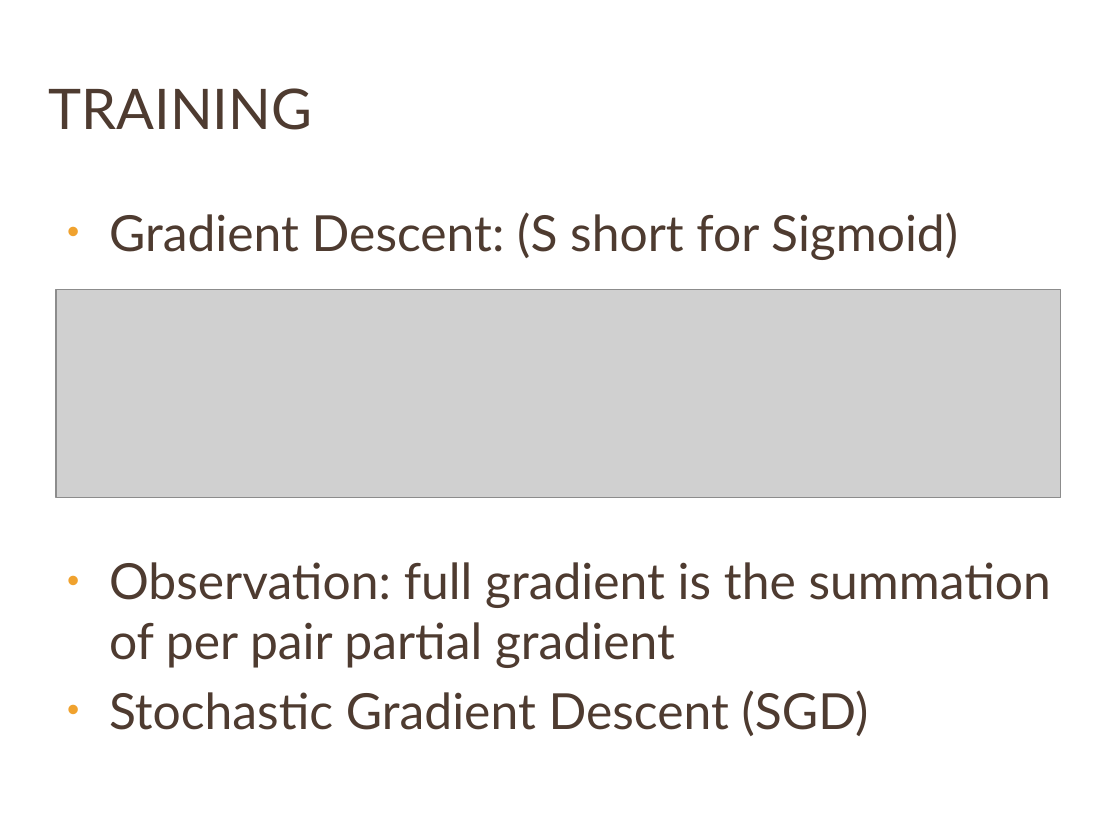
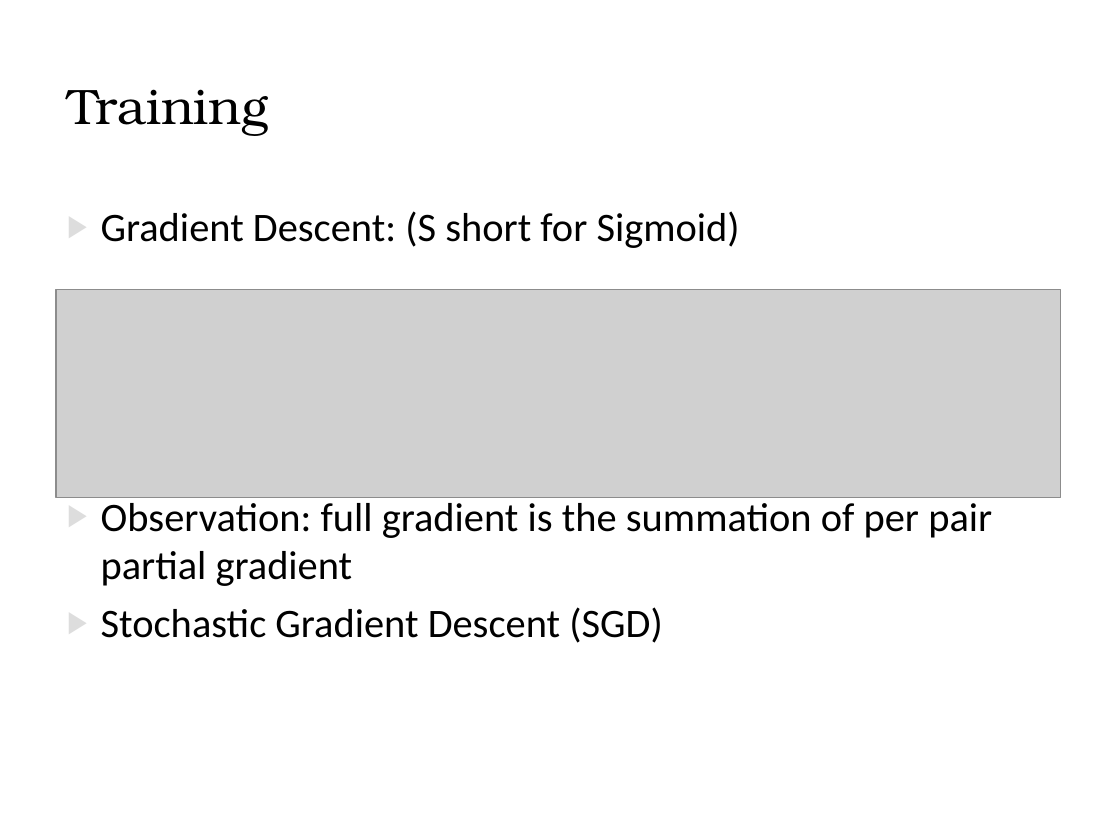
Before and after one commit to hupili/sns-router, a slide deck: slide 14 of doc/presentation/presentation-white.pptx. Drawn at 1120x840 pixels with LibreOffice and Linux fonts; fonts in the diff are those of the drawing; grey boxes stand for pictures; background and template pictures are left out. Boxes give left, top, right and bottom in pixels: in the first picture for what was removed or moved away, otherwise in the second. Text is boxed around its words. In the diff, an @@ line names an element or a change of style, - is before the commit and + after.

```diff
--- a/doc/presentation/presentation-white.pptx
+++ b/doc/presentation/presentation-white.pptx
@@ title "Training" at [67,89,269,136]: vertical alignment middle to bottom @@
@@ title at [67,89,269,136]: text changed; size 36 to 32 pt; font Lato to TeX Gyre Bonum; text colour #4E3B30 to #000000 @@
-TRAINING
+Training
@@ text "Gradient Descent: (S short for ..." at [101,211,992,643]: size 32 to 26 pt, font Lato to Calibri, text colour #4E3B30 to #000000; bullet • to ▶; bullet colour #F0A22E to #DDDDDD @@
```
Also in this commit, not shown: 26 other slides changed, 1 other file.
